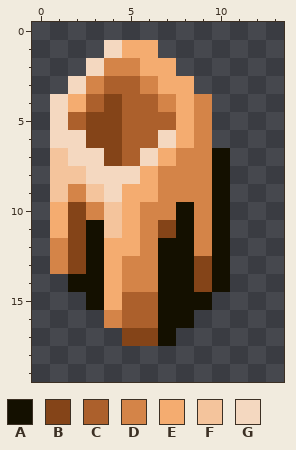
File history of a pixel-art sprite, menufx/gui2-64/plyrsym_32/symbol_room_orange_orange_std.png. Above, as it was before the edit.
The file is 14x20 pixels.
Palette (. is transparent): A #141000  B #844418  C #ac602c  D #d48448  E #f4ac70  F #f4c49c  G #f4d8c0
Pixels before, first column x 1:
 1 ...GEE....
 2 ..GDDEE...
 3 .GDCCDEE..
 4 GECBCCDED.
 5 GCBBCCCED.
 6 GGBBCCGED.
 7 FGGBCGEDDA
 8 FFGGGEDDDA
 9 FDFGEEDDDA
10 EBDFEDDADA
11 EBAFEDBADA
12 DBAEEDAADA
13 DBAEDDAABA
14 .AAEDDAABA
15 ..AECCAAA.
16 ...DCCAA..
17 ....BBA...
After the commit:
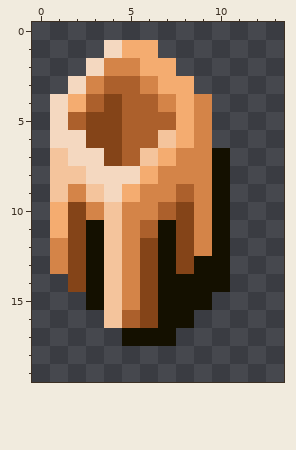
The edit:
{"y":6,"x":7,"old":"G","new":"F"}
{"y":7,"x":6,"old":"G","new":"F"}
{"y":9,"x":6,"old":"E","new":"D"}
{"y":9,"x":8,"old":"D","new":"C"}
{"y":10,"x":5,"old":"E","new":"D"}
{"y":10,"x":7,"old":"DA","new":"CB"}
{"y":11,"x":5,"old":"EDBA","new":"DCAB"}
{"y":12,"x":4,"old":"EED","new":"FDB"}
{"y":12,"x":8,"old":"A","new":"B"}
{"y":13,"x":4,"old":"E","new":"F"}
{"y":13,"x":6,"old":"D","new":"B"}
{"y":13,"x":8,"old":"AB","new":"BA"}
{"y":14,"x":2,"old":"A","new":"B"}
{"y":14,"x":4,"old":"E","new":"F"}
{"y":14,"x":6,"old":"D","new":"B"}
{"y":14,"x":9,"old":"B","new":"A"}
{"y":15,"x":4,"old":"ECC","new":"FDB"}
{"y":16,"x":4,"old":"D","new":"F"}
{"y":16,"x":6,"old":"C","new":"B"}
{"y":17,"x":5,"old":"BB","new":"AA"}
{"label":"changed","picture_box":[68,130,212,346]}
